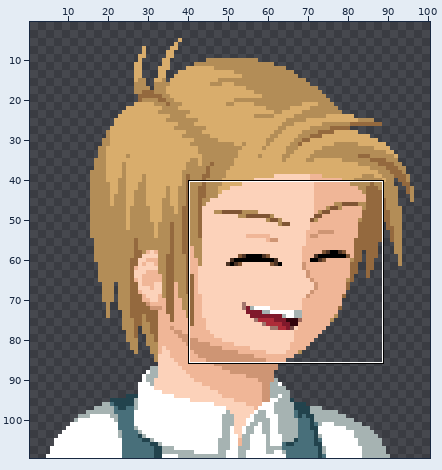
Pixel-art file: Items/HaukeYoung/hfacey.ase. The first picture is a wide view before the edit; the outline marks the close-up.
Close-up. First the earlier version:
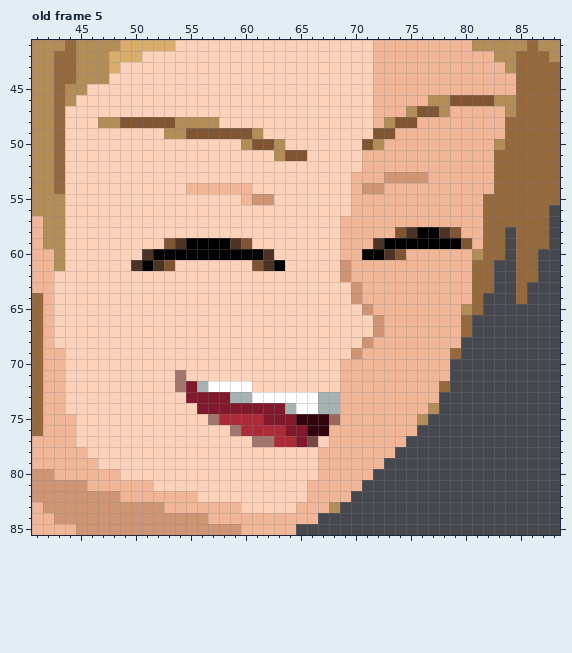
110x110 pixels, 6 frames. Shown: old frame 5: x 41..88, y 41..85. The wide view leaves out empty margins. The commit also changed other frames or places, which this record leaves out.
The result:
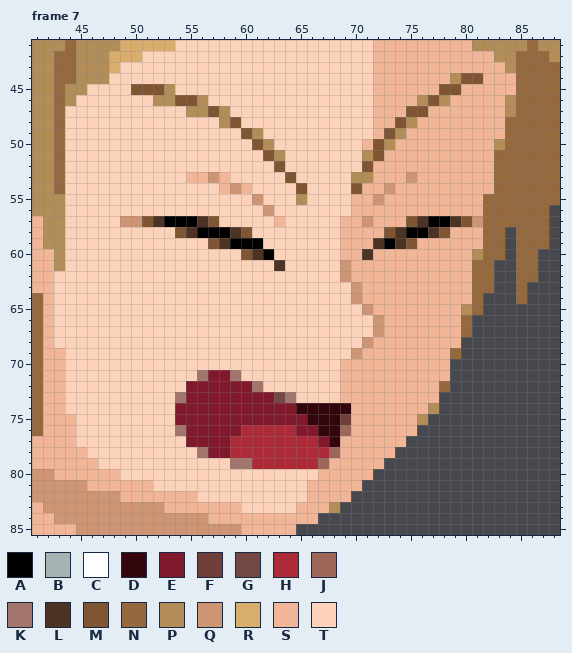
Palette (. is transparent): A #000000  B #a6b3b2  C #ffffff  D #33050d  E #80192b  F #713f3a  G #744845  H #ad2b38  J #9c6759  K #a2766d  L #4d3324  M #805534  N #94693e  P #b38d57  Q #ce9574  R #d9ad6c  S #f0b697  T #fcd2ba
A new or re-ordered frame is compared with the old frame closest to it.
The exact change:
frames 6 -> 8
Changed rows in their new state; - is an unchanged pixel.
Frame 7 is new; against old frame 5, layer "visage":
first column x 47:
44 --------------------------------PMM--
45 ---MMMP------------------------MM----
46 -----PPMMP-------------------PM-SSSSS
47 --------PPMP----------------M-SS-----
48 TTTTTTTTTTTPM-------------S-P--------
49 ------TTTTTTT------------S-P---------
50 -------------T-PT-------SMP----------
51 ---------------M-TT-----PM-----------
52 ----------------M-------M------------
53 --------SSQS-----M-----PP-SS-S-------
54 --------TTT-Q-----M----MSSQ----------
55 -------------T-T--P------Q-----------
56 ---------------Q---------------------
57 --QQMLAAALM-----S-------Q---MLAALMQ--
58 -------MLAAALM------------MLA-LMS----
59 ------TTTTMLAAA------------LMSSSSS---
60 ----TTTTTTTTTMLA--------LSSS---------
61 ---TTTT-------TTL--------------------
first column x 54:
71 T-KEEK----------
72 T-EEEEEK--------
73 K----EEEEGKTTTT-
74 EE--------EDDDDD
75 EEEEEEEE---E--DF
76 KEEEEE----H-E-DJ
77 -EEEEHHHH--HHED-
78 --KEEHHHHHHHHHJ-
79 -----KKHHHHHHJ--
Pixel boxes of the changes (left, top, right, bottom) in both close-ups:
changed: (98, 73, 505, 271)
changed: (175, 370, 351, 469)
